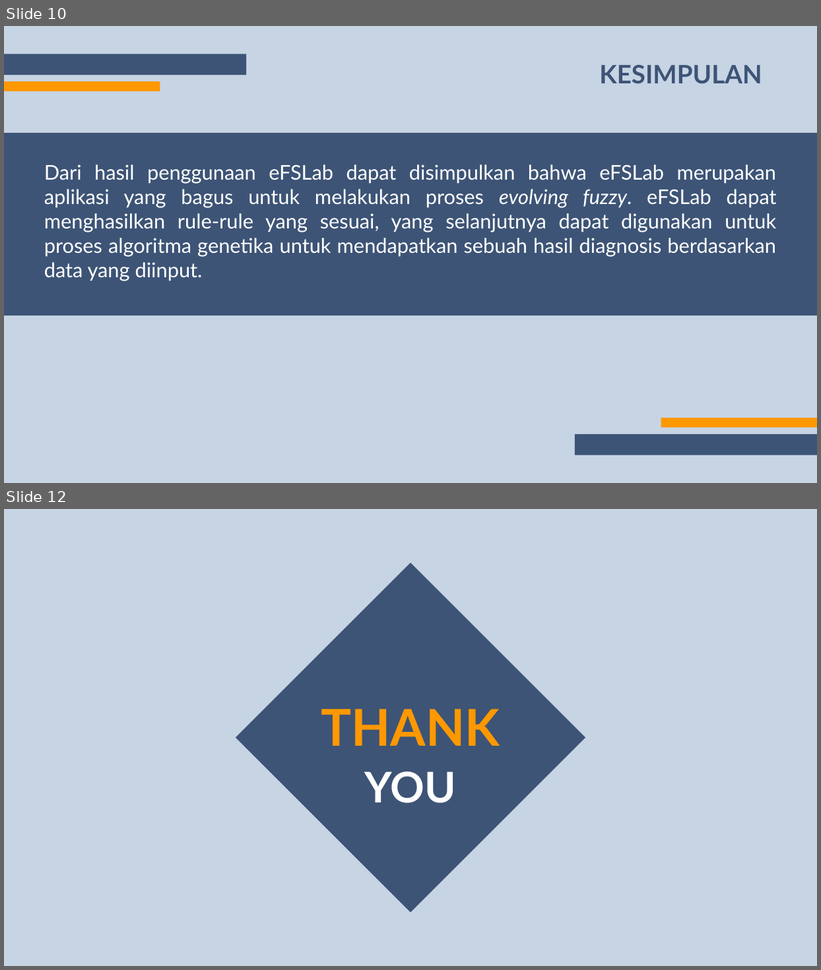
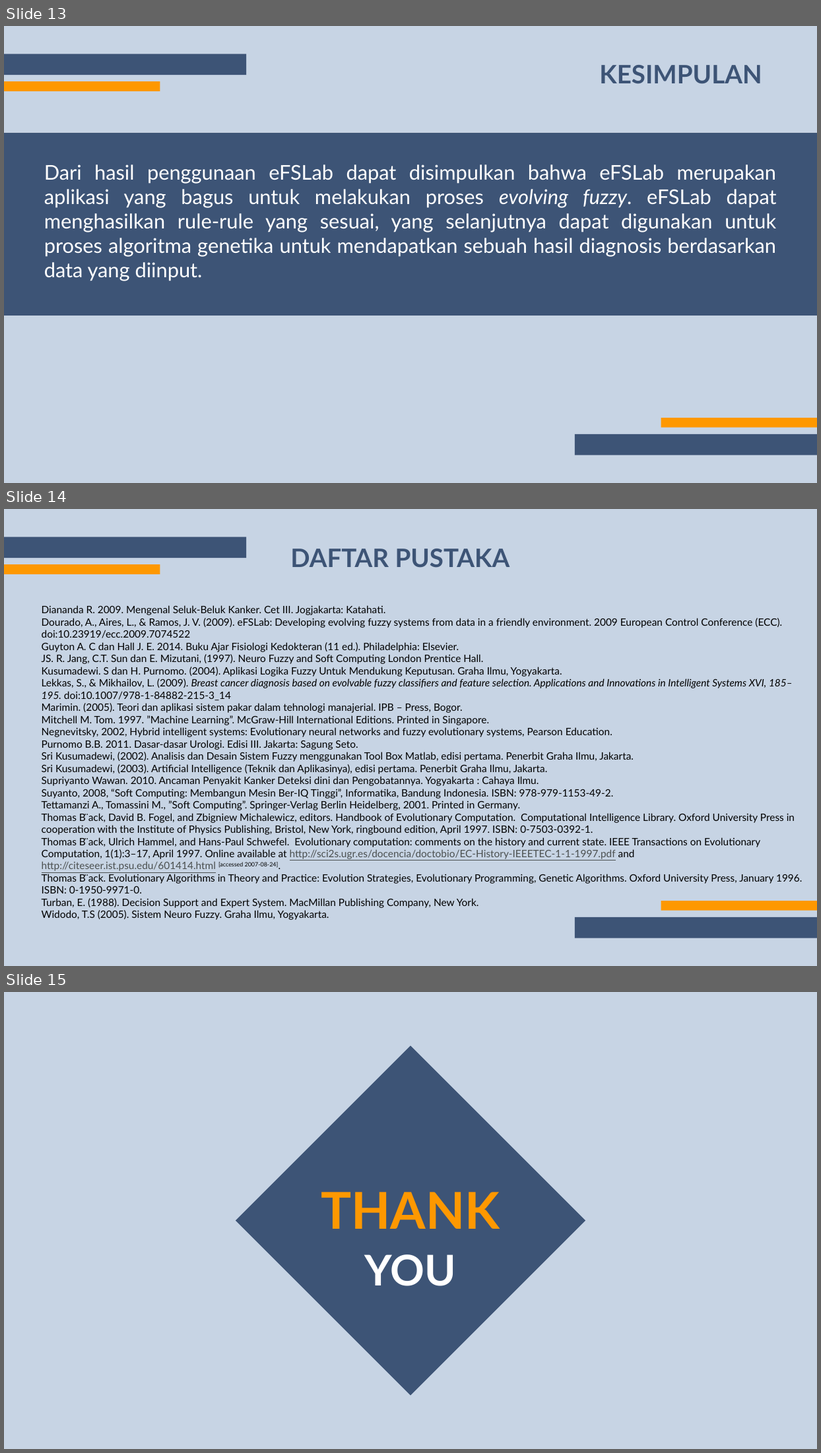
Before and after one commit to trianne24/softcom-project, a slide deck: Shofiyyah57_Patricia65_ProstateCancer (Final).pptx. Shown one above the other, each under a label of ours: slides 10 and 12 before the commit, slides 13, 14 and 15 after it; the slides between them are not shown. The pictures are 821x970 and 821x1453 pixels, drawn with LibreOffice and Linux fonts; fonts in the diff are those of the drawing. Boxes give left, top, right and bottom in pixels: in the first picture for what was removed or moved away, otherwise in the second. Text is boxed around its words. In the diff, an @@ line names an element or a change of style, - is before the commit and + after.

```diff
--- a/Shofiyyah57_Patricia65_ProstateCancer (Final).pptx
+++ b/Shofiyyah57_Patricia65_ProstateCancer (Final).pptx
@@ slide 14 added at [4, 509, 817, 966], background #FFFFFF @@
@@ rectangle added at [4, 509, 817, 966], fill #C7D4E4 @@
@@ rectangle added at [4, 537, 246, 558], fill #3D5476 @@
@@ rectangle added at [4, 564, 160, 574], fill #FE9800 @@
@@ text added at [290, 549, 510, 568], 60 pt, text #3D5476, bold @@
+DAFTAR PUSTAKA
@@ text added at [42, 605, 802, 920], 24 pt, text #000000 @@
+Diananda R. 2009. Mengenal Seluk-Beluk Kanker. Cet III. Jogjakarta: Katahati.
+Dourado, A., Aires, L., & Ramos, J. V. (2009). eFSLab: Developing evolving fuzzy systems from data in a friendly environment. 2009 European Control Conference (ECC). doi:10.23919/ecc.2009.7074522
+Guyton A. C dan Hall J. E. 2014. Buku Ajar Fisiologi Kedokteran (11 ed.). Philadelphia: Elsevier.
+JS. R. Jang, C.T. Sun dan E. Mizutani, (1997). Neuro Fuzzy and Soft Computing London Prentice Hall.
+Kusumadewi. S dan H. Purnomo. (2004). Aplikasi Logika Fuzzy Untuk Mendukung Keputusan. Graha Ilmu, Yogyakarta.
+Lekkas, S., & Mikhailov, L. (2009). Breast cancer diagnosis based on evolvable fuzzy classifiers and feature selection. Applications and Innovations in Intelligent Systems XVI, 185–195. doi:10.1007/978-1-84882-215-3_14
+Marimin. (2005). Teori dan aplikasi sistem pakar dalam tehnologi manajerial. IPB – Press, Bogor.
+Mitchell M. Tom. 1997. ”Machine Learning”. McGraw-Hill International Editions. Printed in Singapore.
+Negnevitsky, 2002, Hybrid intelligent systems: Evolutionary neural networks and fuzzy evolutionary systems, Pearson Education.
+Purnomo B.B. 2011. Dasar-dasar Urologi. Edisi III. Jakarta: Sagung Seto.
+Sri Kusumadewi, (2002). Analisis dan Desain Sistem Fuzzy menggunakan Tool Box Matlab, edisi pertama. Penerbit Graha Ilmu, Jakarta.
+Sri Kusumadewi, (2003). Artificial Intelligence (Teknik dan Aplikasinya), edisi pertama. Penerbit Graha Ilmu, Jakarta.
+Supriyanto Wawan. 2010. Ancaman Penyakit Kanker Deteksi dini dan Pengobatannya. Yogyakarta : Cahaya Ilmu.
+Suyanto, 2008, “Soft Computing: Membangun Mesin Ber-IQ Tinggi”, Informatika, Bandung Indonesia. ISBN: 978-979-1153-49-2.
+Tettamanzi A., Tomassini M., ”Soft Computing”. Springer-Verlag Berlin Heidelberg, 2001. Printed in Germany.
+Thomas B ̈ack, David B. Fogel, and Zbigniew Michalewicz, editors. Handbook of Evolutionary Computation. Computational Intelligence Library. Oxford University Press in cooperation with the Institute of Physics Publishing, Bristol, New York, ringbound edition, April 1997. ISBN: 0-7503-0392-1.
+Thomas B ̈ack, Ulrich Hammel, and Hans-Paul Schwefel. Evolutionary computation: comments on the history and current state. IEEE Transactions on Evolutionary Computation, 1(1):3–17, April 1997. Online available at http://sci2s.ugr.es/docencia/doctobio/EC-History-IEEETEC-1-1-1997.pdf and http://citeseer.ist.psu.edu/601414.html [accessed 2007-08-24].
+Thomas B ̈ack. Evolutionary Algorithms in Theory and Practice: Evolution Strategies, Evolutionary Programming, Genetic Algorithms. Oxford University Press, January 1996. ISBN: 0-1950-9971-0.
+Turban, E. (1988). Decision Support and Expert System. MacMillan Publishing Company, New York.
+Widodo, T.S (2005). Sistem Neuro Fuzzy. Graha Ilmu, Yogyakarta.
@@ rectangle added at [661, 901, 817, 911], fill #FE9800 @@
@@ rectangle added at [575, 918, 817, 939], fill #3D5476 @@
@@ what was slide 10 is now slide 13 @@
@@ what was slide 12 is now slide 15 @@
```
Also in this commit, not shown: 2 slides changed, 3 other slides added, 1 slide removed.
